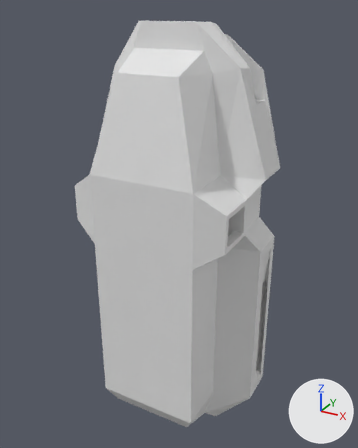
Renders of the Blender file Assets/Scenes/Large_Car.blend from each side of a commit.
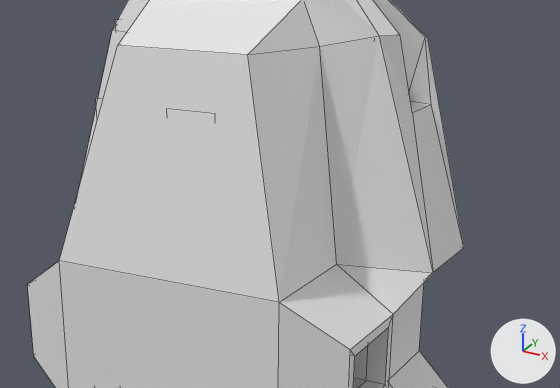
Each version appears first whole from a camera (50 mm lens) standing at (12.7, -20.5, 8.2) and looking at (0.0, 2.7, -3.4), and next in a close-up on the part from 17% to 91% of the width and 11% to 52% of the height. Arrows for +X, +Y and +Z are at lower right; the lights stay in place. The close-ups show mesh edges as thin lines.
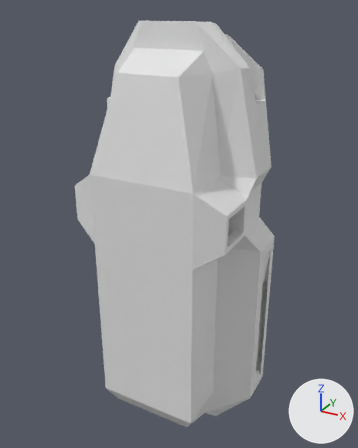
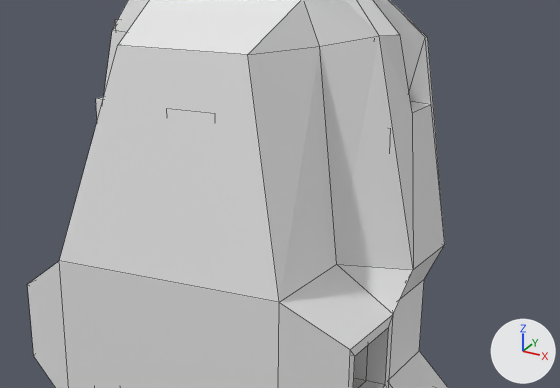
The newer file is also turned or shifted as a whole; pictures and numbers use the older file's frame.

The change, as a diff of the scene's bpy script:
```diff
--- a/Assets/Scenes/Large_Car.blend.py
+++ b/Assets/Scenes/Large_Car.blend.py
@@ me_plane @@
 me_plane.from_pydata(...)  # 387 vertices, 411 faces, 12 loose edges; spans x -5.6..5.2, y -1.3..5.5, z -16.2..7.5
 # used by ob_plane; location = (0.0, 0.0, 0.0)
 # verts and faces of me_plane; kept vertices keep their numbers, new ones are numbered from 387
 # before: 45 (-4.3, 3.0, 3.8), 47 (-5.3, 4.5, 0.3), 55 (-4.0, 2.7, 5.3) at pixel (114, 28), 332 (-3.6, 4.5, 3.8), 348 (-3.6, 3.0, 5.5)
 # before: 354 (-3.6, 3.0, 3.8), 355 (-5.3, 2.2, 0.3), 358 (-4.3, 4.2, 3.8)
 # before: 46 (5.2, 4.5, 0.3) at pixel (463, 247), 121 (-2.6, -0.8, -6.0), 123 (-2.6, 2.0, -6.0), 124 (-2.6, 1.5, -6.0), 125 (-2.6, -0.5, -6.0)
 # before: 162 (-2.1, 2.2, -2.5), 164 (-1.1, 2.2, -2.5), 184 (-0.8, 2.2, -2.5), 197 (0.9, 2.2, -0.5), 198 (-1.1, 4.5, -3.5)
 # before: 200 (-1.1, 4.5, -2.5), 202 (-0.8, 4.5, -3.5), 203 (-0.8, 4.5, -2.5), 262 (-2.3, 2.2, -2.5), 264 (-2.1, 4.5, -2.5)
 # before: 268 (-2.3, 4.5, -2.5), 274 (-1.1, 4.5, -2.5), 275 (-0.8, 4.5, -2.5), 288 (0.9, 2.2, 3.5), 290 (0.9, 2.2, 3.8)
 # before: 319 (3.9, 2.2, -0.5), 321 (0.9, 2.2, 3.5), 322 (3.9, 2.2, -0.5), 359 (5.2, 2.2, 0.3) at pixel (433, 272)
+# me_plane part 1
+delete_faces([(45, 354, 348, 55), (45, 358, 332, 354)])
+verts[47] = (-4.8, 4.5, 0.3)  # moved
+verts[355] = (-4.8, 2.2, 0.3)  # moved
+faces += [(45, 55, 348, 354), (45, 354, 332, 358)]
+# me_plane part 2
+delete_edges([(264, 268)])
+verts[46] = (4.7, 4.5, 0.3)  # moved, pixel (444, 244)
+verts[359] = (4.7, 2.2, 0.3)  # moved, pixel (413, 269)
+faces += [(121, 123, 124, 125), (184, 203, 202, 275), (164, 274, 198, 200), (162, 264, 268, 262), (288, 290, 321), (197, 319, 322)]
```

Pixel boxes (x1, y1, x2, y2) of what changed, in the close-ups (560 x 388 px; the box of a moved part takes in the faces that stretch with it):
'Plane', reshaped: before (27, 0, 464, 388); after (27, 0, 448, 388)
part 1 of me_plane, moved or reshaped: before (80, 30, 127, 182); after (103, 30, 127, 98)
part 2 of me_plane, built on: before (320, 35, 464, 314); after (320, 35, 445, 314)
